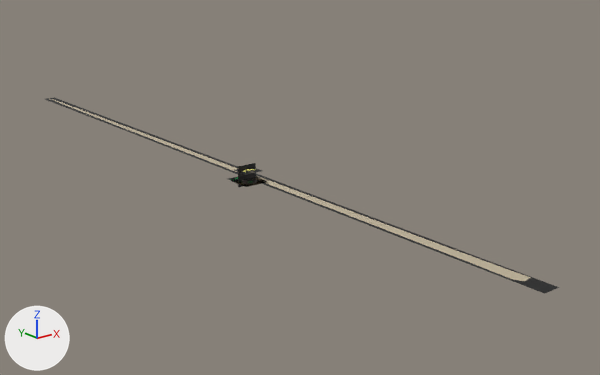
The Blender file source/Assets/Models/cactus.blend as it was, and as the next commit left it.
Rendered twice from a 50 mm camera at (-33.4, -47.7, 17.7) aimed at (5.3, 0.7, -1.7). The lights are fixed; the arrows at lower left show +X, +Y and +Z. The same objects are shown in both versions, whatever each file hides.

The first picture shows 'Bonsai_base', 'Bonsai_branch_Right', 'Bonsai_bush_3', 'Bonsai_helmet.001', 'Bonsai_root_front_Left'.
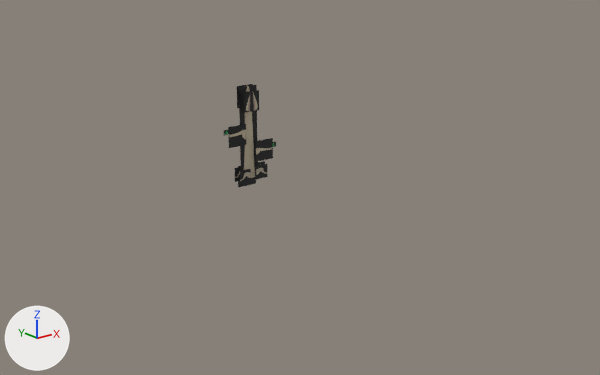
Location of each change, (x1, y1, x2, y2) in pixels of the pictures (600 x 375 px):
'Bonsai_base', moved, turned, rescaled
    before: (45, 98, 559, 294)
    after: (239, 85, 258, 181)
'Bonsai_branch_Right', moved, turned, rescaled
    before: (233, 178, 265, 187)
    after: (228, 124, 246, 148)
'Bonsai_branch_Left', moved, turned, rescaled
    before: (231, 178, 267, 187)
    after: (256, 138, 273, 162)
'Bonsai_helmet.002', moved, turned, rescaled (not visible before)
    after: (244, 90, 259, 113)
'Bonsai_helmet.001', moved, turned, rescaled
    before: (234, 168, 262, 175)
    after: (237, 84, 253, 108)
'Bonsai_root_back_Right', moved, turned, rescaled (not visible before)
    after: (240, 169, 251, 185)
'Bonsai_root_back_Left', moved, turned, rescaled (not visible before)
    after: (256, 164, 268, 179)
'Bonsai_root_front_Right', moved, turned (not visible before)
    after: (235, 167, 241, 182)
'Bonsai_root_front_Left', moved, turned, rescaled
    before: (239, 181, 261, 185)
    after: (258, 161, 265, 165)
'Bonsai_bush_3', moved, turned, rescaled (not visible before)
    after: (273, 142, 276, 147)
'Bonsai_bush_1', moved, turned (not visible before)
    after: (223, 130, 228, 135)
'Bonsai_bush_2', moved, turned (not visible afterwards)
    before: (229, 177, 238, 180)

The change, as a list of edits to the scene's bpy script:
```text
Change ob_bonsai_helmet_002:
    ob_bonsai_helmet_002.location: (0.0, 0.0, 0.0) -> (0.04, -0.43, 6.34)
    ob_bonsai_helmet_002.rotation_euler: (0.0, 0.0, 0.0) -> (-1.571, 0.0, 0.0)  # degrees (0, 0, 0) -> degrees (-90, 0, 0)
    ob_bonsai_helmet_002.scale: (1.0, 1.0, 1.0) -> (0.9, 1.02, 1.0)
Change ob_bonsai_helmet_001:
    ob_bonsai_helmet_001.location: (0.0, 0.0, 0.0) -> (0.04, -0.43, 6.34)
    ob_bonsai_helmet_001.rotation_euler: (0.0, 0.0, 0.0) -> (-1.571, 0.0, 0.0)  # degrees (0, 0, 0) -> degrees (-90, 0, 0)
    ob_bonsai_helmet_001.scale: (1.0, 1.0, 1.0) -> (0.9, 1.02, 1.0)
Change ob_circle:
    ob_circle.location: (0.0, 0.0, 0.0) -> (0.32, 0.05, 2.26)
    ob_circle.rotation_euler: (0.0, 0.0, 0.0) -> (-1.571, 0.0, 3.142)  # degrees (0, 0, 0) -> degrees (-90, 0, 180)
Change ob_bonsai_bush_2:
    ob_bonsai_bush_2.location: (0.0, 0.0, 0.0) -> (-0.53, 0.13, 4.26)
    ob_bonsai_bush_2.rotation_euler: (0.0, 0.0, 0.0) -> (-1.571, 0.0, 0.0)  # degrees (0, 0, 0) -> degrees (-90, 0, 0)
Change ob_bonsai_bush_1:
    ob_bonsai_bush_1.location: (0.0, 0.0, 0.0) -> (-1.91, -0.09, 4.24)
    ob_bonsai_bush_1.rotation_euler: (0.0, 0.0, 0.0) -> (-1.571, 0.0, 0.0)  # degrees (0, 0, 0) -> degrees (-90, 0, 0)
Change ob_bonsai_bush_3:
    ob_bonsai_bush_3.location: (0.0, 0.0, 0.0) -> (1.85, -0.33, 2.8)
    ob_bonsai_bush_3.rotation_euler: (0.0, 0.0, 0.0) -> (-1.571, 0.0, 0.0)  # degrees (0, 0, 0) -> degrees (-90, 0, 0)
    ob_bonsai_bush_3.scale: (1.0, 1.0, 1.0) -> (0.317, 0.322, 1.0)
Change ob_bonsai_root_back_left:
    ob_bonsai_root_back_left.location: (0.0, 0.0, 0.0) -> (0.87, -0.37, 0.69)
    ob_bonsai_root_back_left.rotation_euler: (0.0, 0.0, 0.0) -> (-1.571, 0.0, 0.0)  # degrees (0, 0, 0) -> degrees (-90, 0, 0)
    ob_bonsai_root_back_left.scale: (1.0, 1.0, 1.0) -> (0.696, 0.708, 1.0)
Change ob_bonsai_root_back_right:
    ob_bonsai_root_back_right.location: (0.0, 0.0, 0.0) -> (-0.51, -0.26, 0.52)
    ob_bonsai_root_back_right.rotation_euler: (0.0, 0.0, 0.0) -> (-1.571, 0.0, 0.0)  # degrees (0, 0, 0) -> degrees (-90, 0, 0)
    ob_bonsai_root_back_right.scale: (1.0, 1.0, 1.0) -> (0.649, 0.708, 1.0)
Change ob_bonsai_root_front_right:
    ob_bonsai_root_front_right.location: (0.0, 0.0, 0.0) -> (-0.74, 0.09, 0.69)
    ob_bonsai_root_front_right.rotation_euler: (0.0, 0.0, 0.0) -> (-1.571, 0.0, 0.0)  # degrees (0, 0, 0) -> degrees (-90, 0, 0)
Change ob_bonsai_root_front_left:
    ob_bonsai_root_front_left.location: (0.0, 0.0, 0.0) -> (0.92, 0.09, 0.68)
    ob_bonsai_root_front_left.rotation_euler: (0.0, 0.0, 0.0) -> (-1.571, 0.0, 0.0)  # degrees (0, 0, 0) -> degrees (-90, 0, 0)
    ob_bonsai_root_front_left.scale: (1.0, 1.0, 1.0) -> (0.772, 0.785, 1.0)
Change ob_bonsai_branch_left:
    ob_bonsai_branch_left.location: (0.0, 0.0, 0.0) -> (1.11, -0.4, 2.28)
    ob_bonsai_branch_left.rotation_euler: (0.0, 0.0, 0.0) -> (1.571, 0.0, 3.142)  # degrees (0, 0, 0) -> degrees (90, 0, 180)
    ob_bonsai_branch_left.scale: (1.0, 1.0, 1.0) -> (0.754, 0.767, 1.0)
Change ob_bonsai_branch_right:
    ob_bonsai_branch_right.location: (0.0, 0.0, 0.0) -> (-1.04, -0.12, 3.57)
    ob_bonsai_branch_right.rotation_euler: (0.0, 0.0, 0.0) -> (1.571, 0.0, 3.142)  # degrees (0, 0, 0) -> degrees (90, 0, 180)
    ob_bonsai_branch_right.scale: (1.0, 1.0, 1.0) -> (0.754, 0.767, 1.0)
Change ob_bonsai_mouth:
    ob_bonsai_mouth.location: (0.0, 0.0, 0.0) -> (0.0, 0.09, 2.1)
    ob_bonsai_mouth.rotation_euler: (0.0, 0.0, 0.0) -> (-1.571, 0.0, 0.0)  # degrees (0, 0, 0) -> degrees (-90, 0, 0)
    ob_bonsai_mouth.scale: (1.0, 1.0, 1.0) -> (0.245, 0.209, 1.0)
Change ob_bonsai_base:
    ob_bonsai_base.location: (0.0, 0.0, 0.0) -> (1.23, 0.0, 2.77)
    ob_bonsai_base.rotation_euler: (0.0, 0.0, 0.0) -> (1.571, 0.0, 3.142)  # degrees (0, 0, 0) -> degrees (90, 0, 180)
    ob_bonsai_base.scale: (1.0, 1.0, 1.0) -> (1.24, 0.109, 1.0)
```
